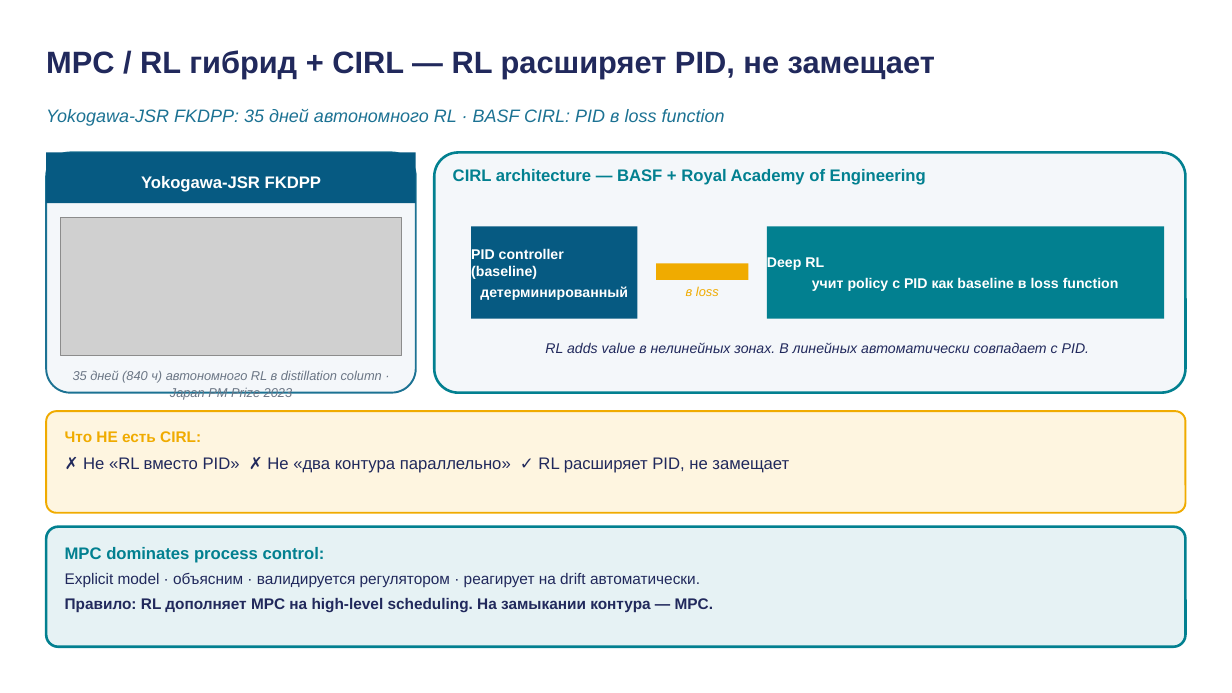
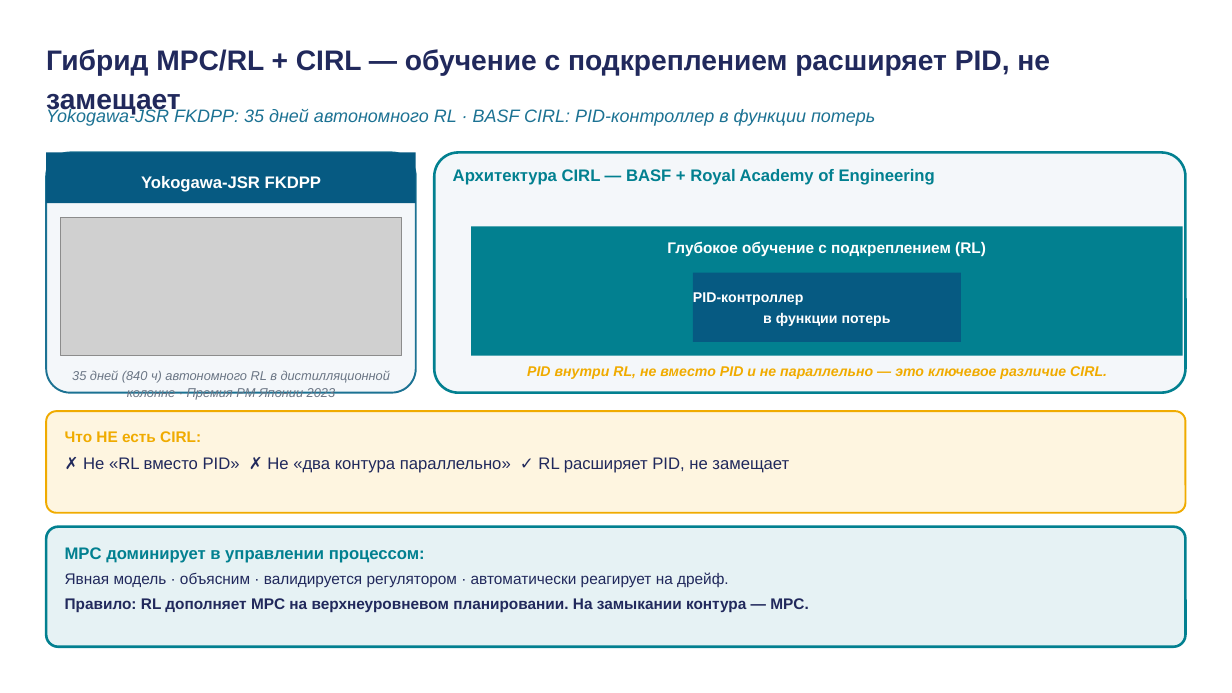
Before and after one commit to tellina-study/AI-usage-lessons, a slide deck: slide 25 of library/lectures/lec-11/rendered/lec-11.pptx. Drawn at 1232x693 pixels with LibreOffice and Linux fonts; fonts in the diff are those of the drawing; grey boxes stand for pictures. Boxes give left, top, right and bottom in pixels: in the first picture for what was removed or moved away, otherwise in the second. Text is boxed around its words. In the diff, an @@ line names an element or a change of style, - is before the commit and + after.

```diff
--- a/library/lectures/lec-11/rendered/lec-11.pptx
+++ b/library/lectures/lec-11/rendered/lec-11.pptx
@@ text at [46, 49, 1050, 115]: text changed; size 24 to 22 pt @@
-MPC / RL гибрид + CIRL — RL расширяет PID, не замещает
+Гибрид MPC/RL + CIRL — обучение с подкреплением расширяет PID, не замещает
@@ text at [46, 109, 875, 126]: text changed @@
-Yokogawa-JSR FKDPP: 35 дней автономного RL · BASF CIRL: PID в loss function
+Yokogawa-JSR FKDPP: 35 дней автономного RL · BASF CIRL: PID-контроллер в функции потерь
@@ text at [453, 169, 935, 185]: text changed @@
-CIRL architecture — BASF + Royal Academy of Engineering
+Архитектура CIRL — BASF + Royal Academy of Engineering
@@ rectangle: place and size @@
-rectangle at [767, 226, 1165, 319]
+rectangle at [471, 226, 1183, 356]
@@ rectangle removed at [471, 226, 638, 319] @@
@@ text removed at [471, 248, 628, 300] @@
-PID controller
-(baseline)
-детерминированный
@@ rectangle removed at [656, 263, 749, 280] @@
@@ text added at [667, 241, 986, 257], 12 pt, text #FFFFFF, bold @@
+Глубокое обучение с подкреплением (RL)
@@ text removed at [767, 257, 1119, 291] @@
-Deep RL
-учит policy с PID как baseline в loss function
@@ text removed at [686, 286, 719, 296] @@
-в loss
@@ rectangle added at [693, 273, 961, 342], fill #065A82 @@
@@ text added at [693, 292, 891, 326], 11 pt, text #FFFFFF, bold @@
+PID-контроллер
+в функции потерь
@@ text removed at [545, 342, 1089, 353] @@
-RL adds value в нелинейных зонах. В линейных автоматически совпадает с PID.
@@ text at [72, 370, 390, 400]: text changed @@
-35 дней (840 ч) автономного RL в distillation column · Japan PM Prize 2023
+35 дней (840 ч) автономного RL в дистилляционной колонне · Премия PM Японии 2023
@@ text added at [527, 366, 1107, 379], 11 pt, text #F0AB00, bold, italic @@
+PID внутри RL, не вместо PID и не параллельно — это ключевое различие CIRL.
@@ text at [65, 547, 808, 612]: text changed @@
-MPC dominates process control:
-Explicit model · объясним · валидируется регулятором · реагирует на drift автоматически.
-Правило: RL дополняет MPC на high-level scheduling. На замыкании контура — MPC.
+MPC доминирует в управлении процессом:
+Явная модель · объясним · валидируется регулятором · автоматически реагирует на дрейф.
+Правило: RL дополняет MPC на верхнеуровневом планировании. На замыкании контура — MPC.
```
Also in this commit, not shown: 37 other slides changed, 3 slides added, 1 slide removed, 7 other files.
